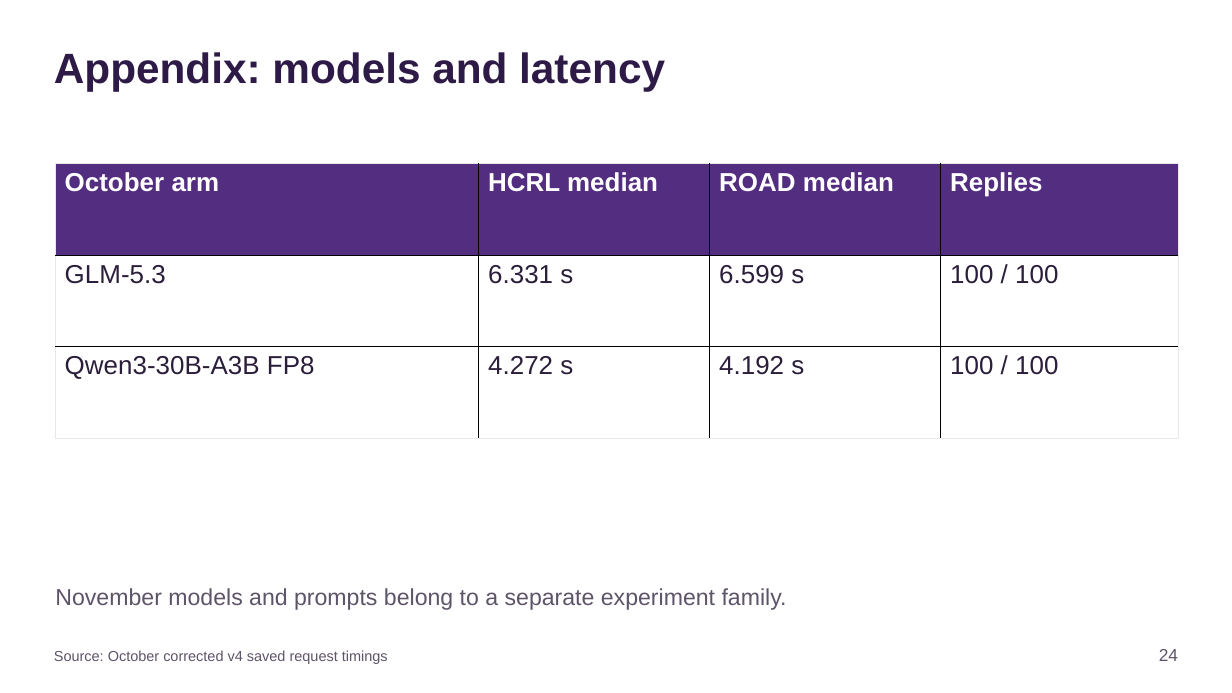
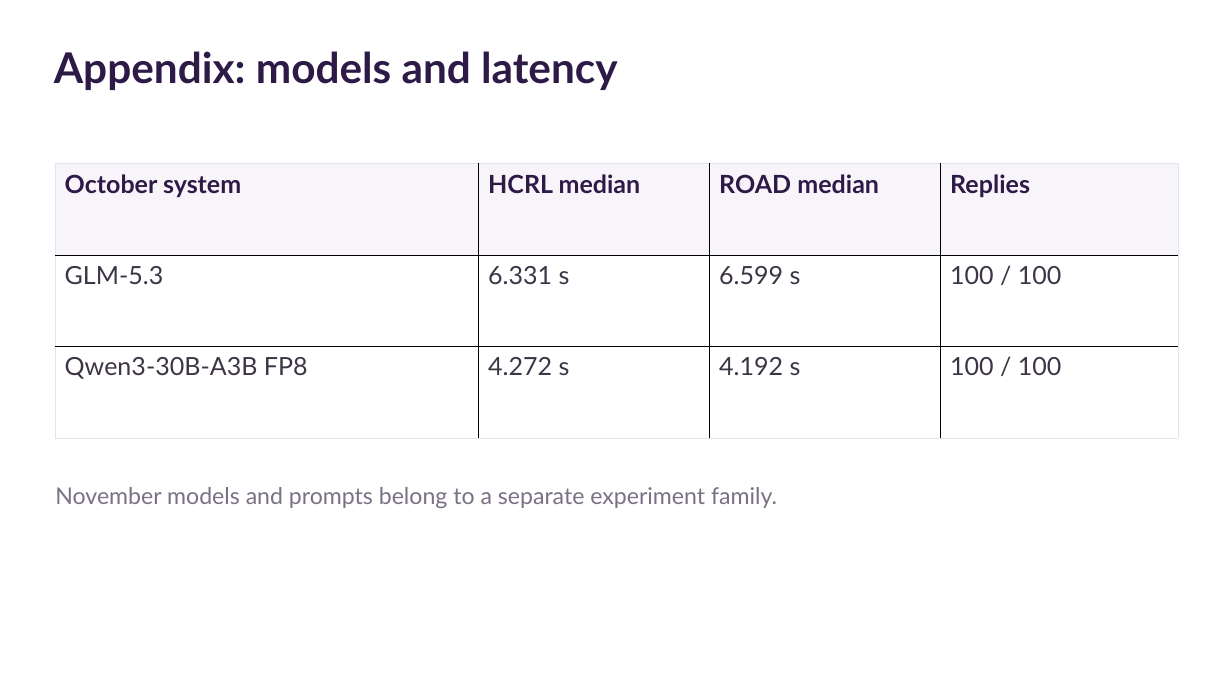
Before and after one commit to SaladbarAlex/CANalyst, a slide deck: slide 24 of output/presentation/CANalyst_Final_Presentation_20min_Class.pptx. Drawn at 1232x693 pixels with LibreOffice and Linux fonts; fonts in the diff are those of the drawing. Boxes give left, top, right and bottom in pixels: in the first picture for what was removed or moved away, otherwise in the second. Text is boxed around its words. In the diff, an @@ line names an element or a change of style, - is before the commit and + after.

```diff
--- a/output/presentation/CANalyst_Final_Presentation_20min_Class.pptx
+++ b/output/presentation/CANalyst_Final_Presentation_20min_Class.pptx
@@ text "Appendix: models and latency" at bbox=[54, 51, 617, 90]: font Arial to Lato @@
@@ table at bbox=[55, 164, 1178, 438] @@
-row 1, column 1: October arm
+row 1, column 1: October system
@@ fill #522D80 to #F7F5F9 in row 1 @@
@@ size 20.2 to 19.5 pt, font Arial to Lato in "HCRL median", "ROAD median", "Replies", "GLM-5.3" and 7 more places @@
@@ text colour #FFFFFF to #2E1A47 in "HCRL median", "ROAD median", "Replies" @@
@@ text colour #2B1E3B to #3D3546 in "GLM-5.3", "6.331 s", "6.599 s", "100 / 100" and 4 more places @@
@@ borders changed @@
@@ text "November models and prompts belong ...": place and size @@
-text "November models and prompts belong ..." at bbox=[55, 588, 787, 610]
+text "November models and prompts belong ..." at bbox=[55, 487, 777, 508]
@@ text "November models and prompts belong ..." at bbox=[55, 487, 777, 508]: font Arial to Lato, text colour #5E5469 to #7A7184 @@
@@ text removed at bbox=[54, 650, 388, 664] @@
-Source: October corrected v4 saved request timings
@@ text removed at bbox=[1159, 649, 1178, 661] @@
-24
```
Also in this commit, not shown: 10 other slides changed, 15 slides added, 15 slides removed, 7 other files.
